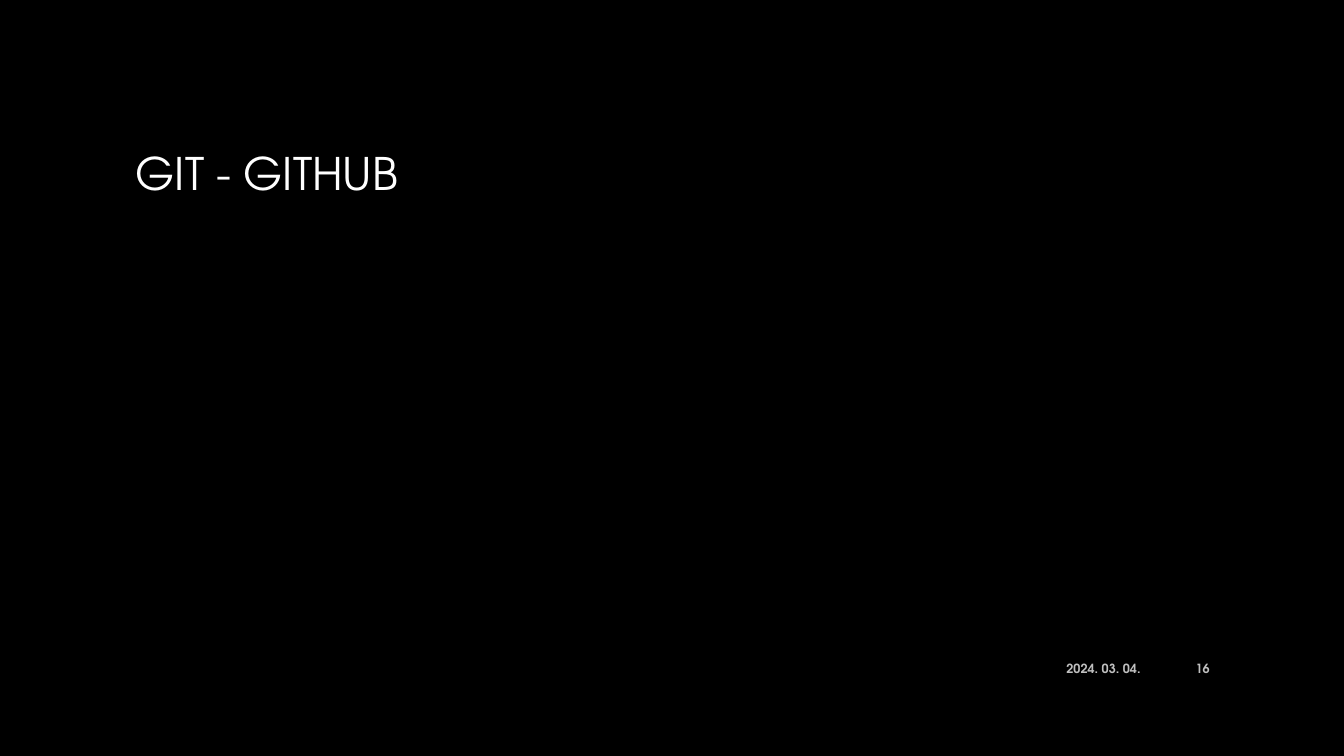
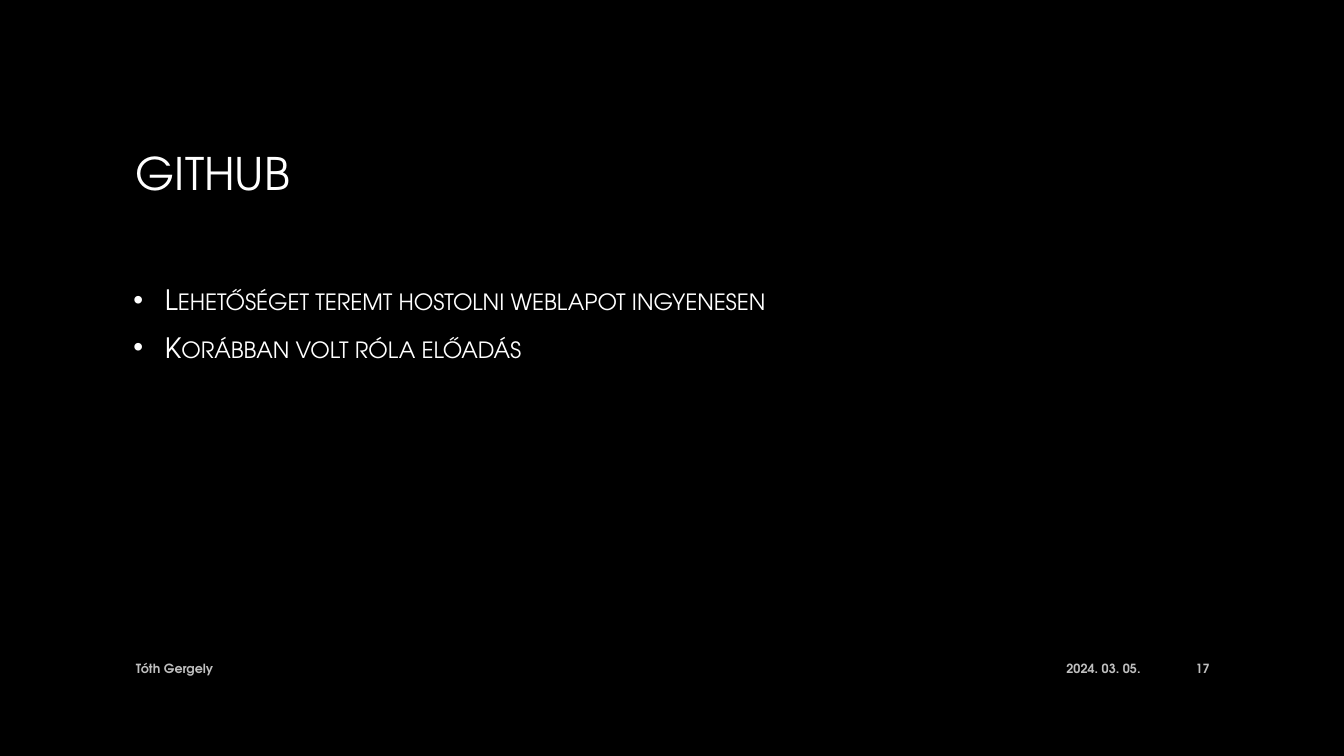
Before and after one commit to gereyl/html-portfolio, a slide deck: slide 17 of Eloadas.pptx (slide 16 before the commit). Drawn at 1344x756 pixels with LibreOffice and Linux fonts; fonts in the diff are those of the drawing; background and template pictures are left out. Boxes give left, top, right and bottom in pixels: in the first picture for what was removed or moved away, otherwise in the second. Text is boxed around its words. In the diff, an @@ line names an element or a change of style, - is before the commit and + after.

```diff
--- a/Eloadas.pptx
+++ b/Eloadas.pptx
@@ title at <box>136,156,290,191</box>: text changed @@
-GIT - GITHUB
+GITHUB
@@ text added at <box>296,293,765,359</box>, 20 pt, text gradient #FFFFFF to #BFBFBF, small capitals @@
+• Lehetőséget teremt hostolni weblapot ingyenesen
+• Korábban volt róla előadás
@@ text added at <box>136,663,213,676</box>, 9 pt, text #BFBFBF, bold @@
+Tóth Gergely
@@ text at <box>1066,663,1141,673</box>: text changed @@
-2024. 03. 04.
+2024. 03. 05.
@@ page number at <box>1196,663,1210,673</box>: text changed @@
-16
+17
```
Also in this commit, not shown: 39 other slides changed, 1 slide added, 1 other file.
